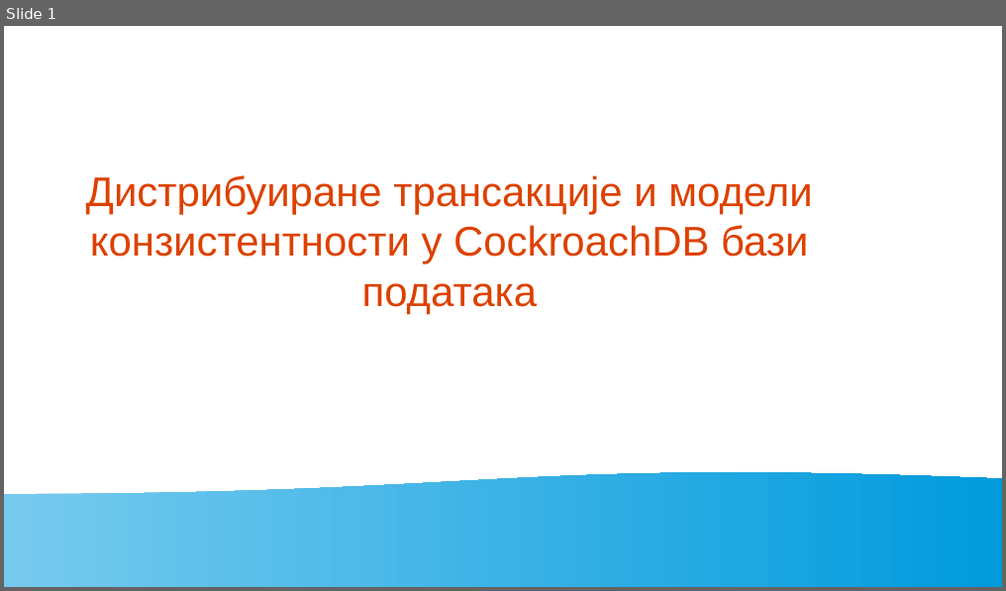
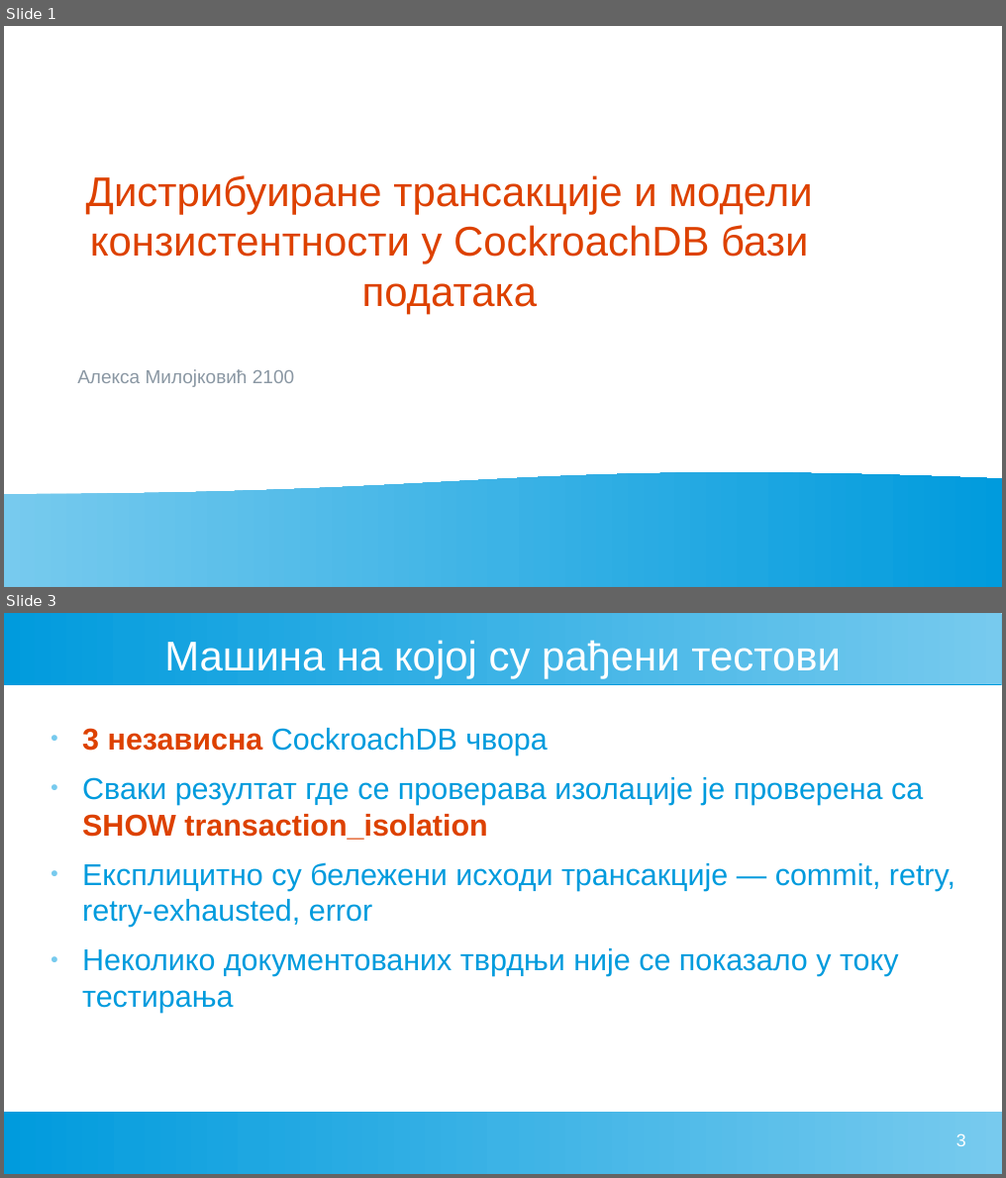
Before and after one commit to AleksaMilojkovic17252/db-seminar-2, a slide deck: seminar.odp. Shown one above the other, each under a label of ours: slide 1 before the commit, slides 1 and 3 after it; the slides between them are not shown. The pictures are 1006x591 and 1006x1178 pixels, drawn with LibreOffice and Linux fonts; fonts in the diff are those of the drawing. Boxes give left, top, right and bottom in pixels: in the first picture for what was removed or moved away, otherwise in the second. Text is boxed around its words. In the diff, an @@ line names an element or a change of style, - is before the commit and + after.

```diff
--- a/seminar.odp
+++ b/seminar.odp
@@ slide 3 added at (4,613,1002,1174), background #FFFFFF @@
@@ rectangle added at (4,613,1002,684), fill gradient #77CAEE to #75C9EE to #73C9ED to #71C8ED to #6FC7ED to #6EC6ED @@
@@ title added at (164,640,841,679), 33 pt, text #FFFFFF @@
+Машина на којој су рађени тестови
@@ text added at (82,728,955,1013), 24 pt, text #009BDD @@
+● 3 независна CockroachDB чвора
+● Сваки резултат где се проверава изолације је проверена са SHOW transaction_isolation
+● Експлицитно су бележени исходи трансакције — commit, retry, retry-exhausted, error
+● Неколико документованих тврдњи није се показало у току тестирања
@@ rectangle added at (4,1112,1002,1174), fill gradient #77CAEE to #75C9EE to #73C9ED to #71C8ED to #6FC7ED to #6EC6ED @@
@@ page number added at (956,1134,966,1147), 14 pt, text #FFFFFF @@
+3
@@ slide 1 changed as well @@
@@ text added at (77,370,294,387), 15 pt, text #8A97A3 @@
+Алекса Милојковић 2100
```
Also in this commit, not shown: 1 other slide changed, 17 other slides added, 6 slides removed, 1 other file.
